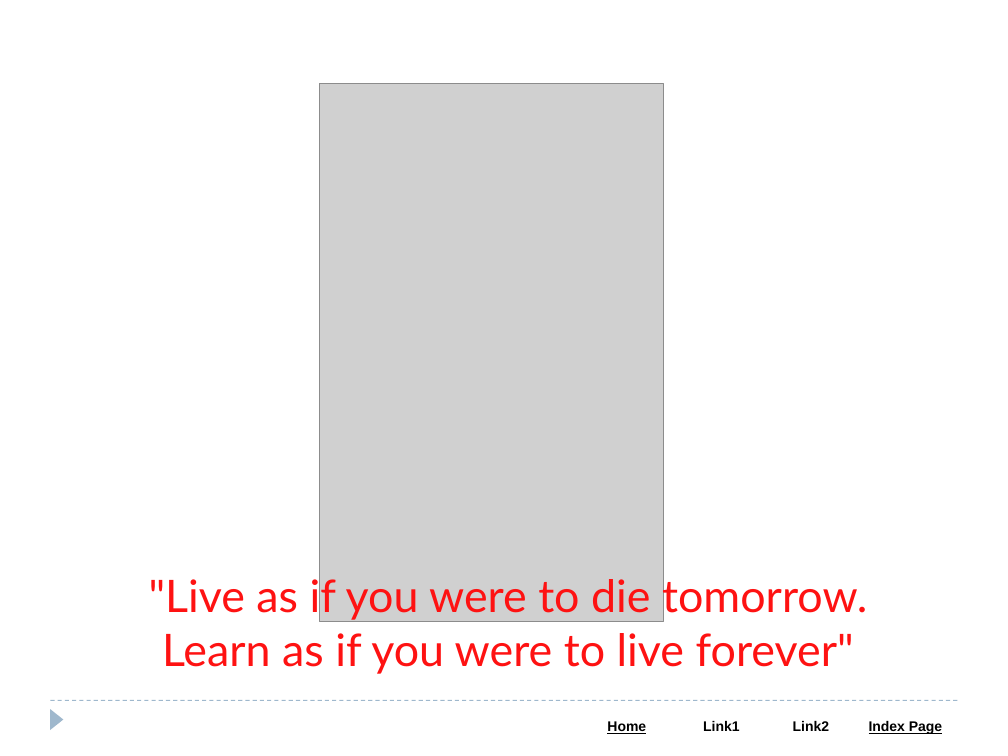
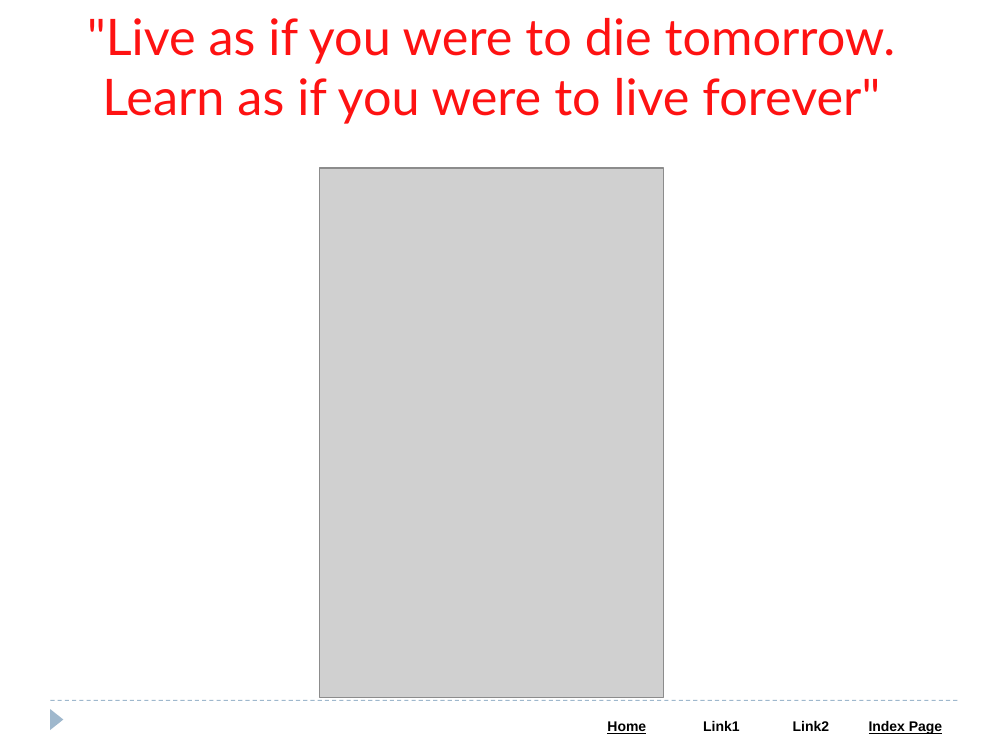
Before and after one commit to Saleel-Bagde/PPT-s, a slide deck: slide 148 of MongoDB PPT.pptx (slide 133 before the commit). Drawn at 1008x756 pixels with LibreOffice and Linux fonts; fonts in the diff are those of the drawing; grey boxes stand for pictures. Boxes give left, top, right and bottom in pixels: in the first picture for what was removed or moved away, otherwise in the second. Text is boxed around its words. In the diff, an @@ line names an element or a change of style, - is before the commit and + after.

```diff
--- a/MongoDB PPT.pptx
+++ b/MongoDB PPT.pptx
@@ text ""Live as if you were ...": place and size @@
-text ""Live as if you were ..." at [149, 573, 867, 674]
+text ""Live as if you were ..." at [87, 18, 896, 124]
@@ text ""Live as if you were ..." at [87, 18, 896, 124]: size 32 to 36 pt @@
@@ picture: place and size @@
-picture at [320, 84, 664, 622]
+picture at [320, 168, 664, 698]
```
Also in this commit, not shown: 5 other slides changed, 15 slides added.
